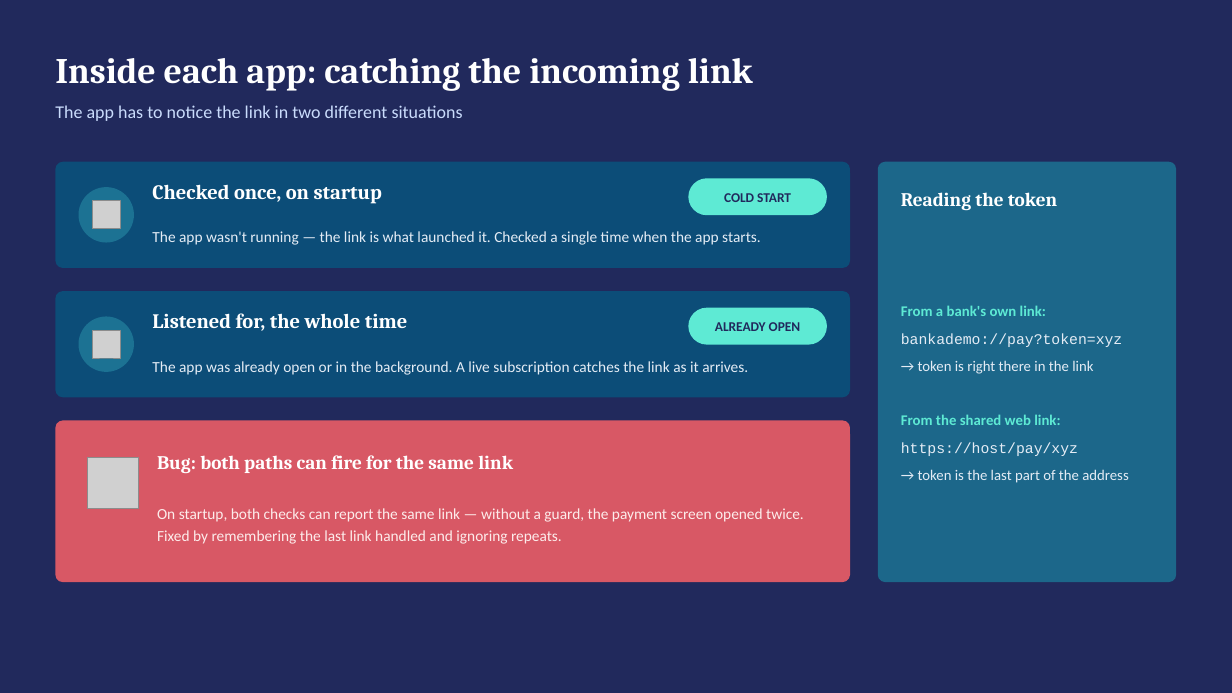
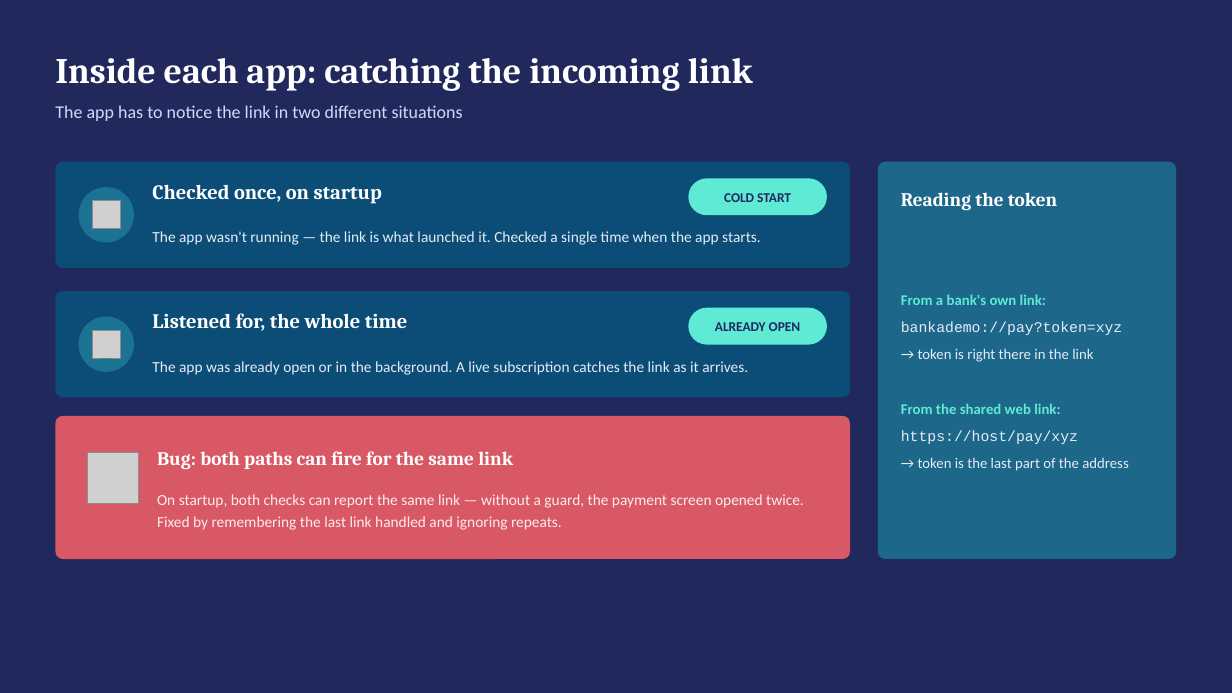
Before and after one commit to deandrehaijielim-commits/sgqr-deep-link-demo, a slide deck: slide 6 of SGQR_Deep_Linking_Simulation.pptx. Drawn at 1232x693 pixels with LibreOffice and Linux fonts; fonts in the diff are those of the drawing; grey boxes stand for pictures. Boxes give left, top, right and bottom in pixels: in the first picture for what was removed or moved away, otherwise in the second. Text is boxed around its words. In the diff, an @@ line names an element or a change of style, - is before the commit and + after.

Commit message:
Fix deck: correct bank brand colors, reduce whitespace, fix icon contrast

```diff
--- a/SGQR_Deep_Linking_Simulation.pptx
+++ b/SGQR_Deep_Linking_Simulation.pptx
@@ rounded rectangle: place and size @@
-rounded rectangle at [878, 162, 1177, 582]
+rounded rectangle at [878, 162, 1177, 559]
@@ text "From a bank's own link:": place and size @@
-text "From a bank's own link:" at [901, 305, 1128, 483]
+text "From a bank's own link:" at [901, 294, 1128, 471]
@@ rounded rectangle: place and size @@
-rounded rectangle at [55, 421, 850, 582]
+rounded rectangle at [55, 416, 850, 559]
@@ rounded rectangle at [55, 416, 850, 559]: proportions changed @@
@@ text "Bug: both paths can fire ...": place and size @@
-text "Bug: both paths can fire ..." at [157, 455, 513, 473]
+text "Bug: both paths can fire ..." at [157, 451, 513, 469]
@@ picture: place and size @@
-picture at [88, 457, 139, 508]
+picture at [88, 453, 139, 504]
@@ text "On startup, both checks can ...": place and size @@
-text "On startup, both checks can ..." at [157, 508, 804, 544]
+text "On startup, both checks can ..." at [157, 494, 804, 530]
```
Also in this commit, not shown: 7 other slides changed.
